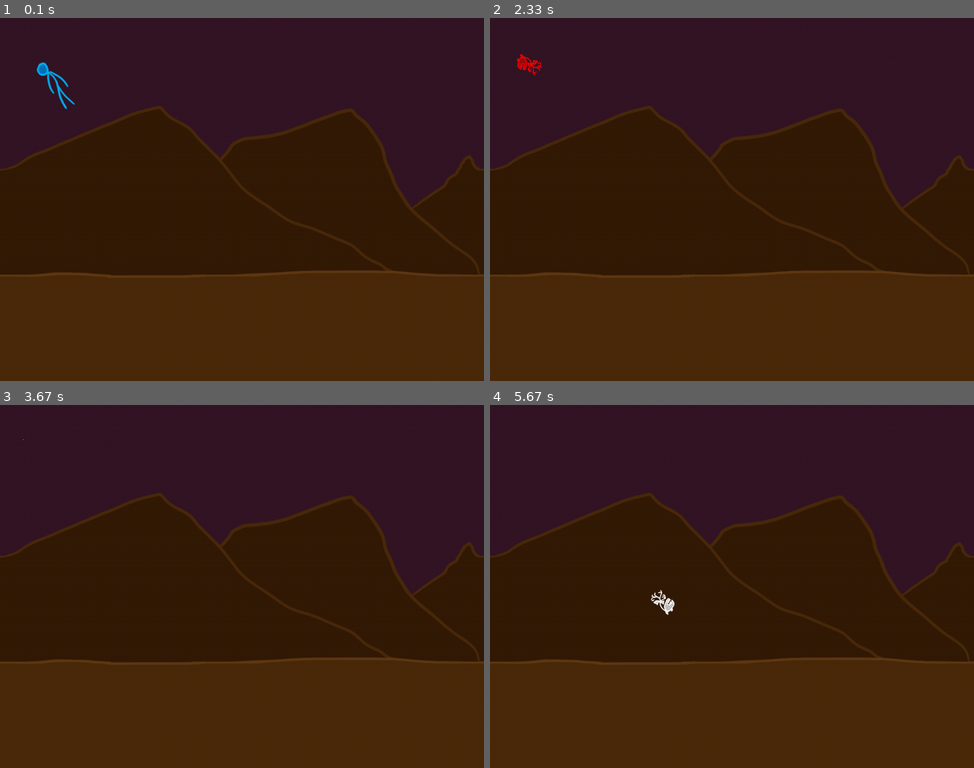
Above: before the commit, frames 1-4 (two rows, left to right).
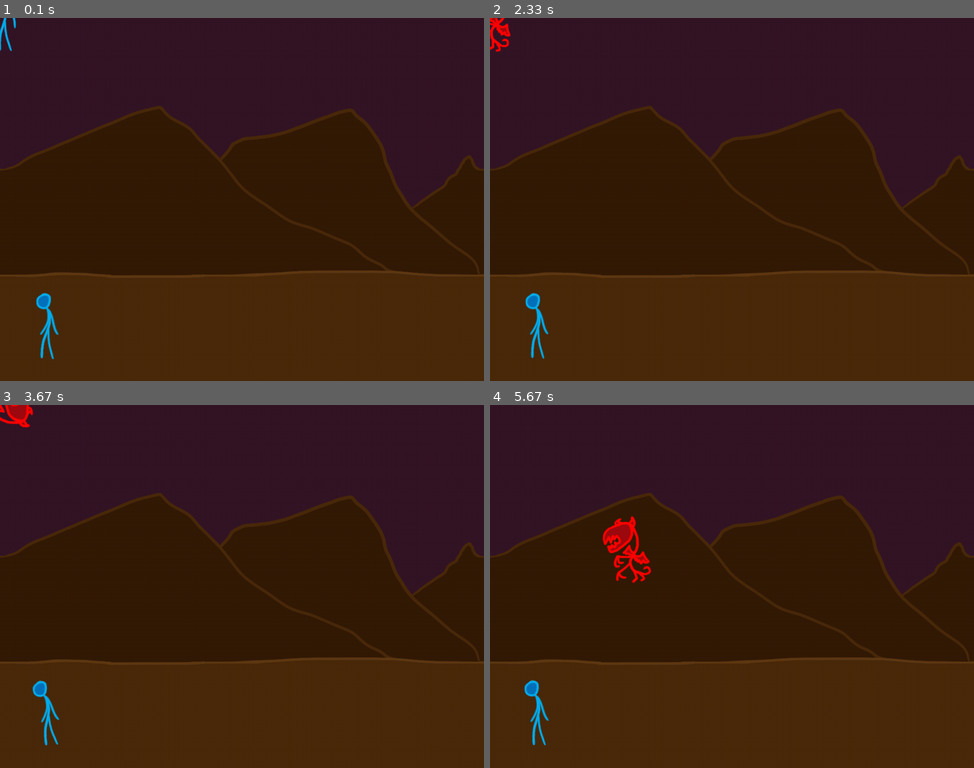
Above: after the commit, the same moments.

Repository: Atomotron/Learning-Pygame
Game: pygame game, started from examples/4_sprite_class.py
Same seed, same stepped clock (60 frames per second), same inputs: the game is played once before the commit and once after it.
Inputs:
- Up to frame 1 (0.1 s): no input
- Up to frame 2 (2.33 s): hold D 0.33-0.8 s; hold W 0.83-1.13 s; hold D 1.17-1.63 s; hold A 1.67-2.2 s; hold S from 2.23 s (still down)
- Up to frame 3 (3.67 s): release S at 2.53 s; hold A 2.57-2.97 s; hold W 3-3.37 s; hold D from 3.4 s (still down)
- Up to frame 4 (5.67 s): release D at 4.03 s; hold S 4.07-4.43 s; hold A 4.47-4.93 s; hold D 4.97-5.43 s; hold W from 5.47 s (still down)

The runs differ from the first frame. In frame 1, 0.7% of the frame differs, in the area x 0-16%, y 0-95%; in frame 2, 0.7%; in frame 3, 0.6%; in frame 4, 1.3%, in the area x 7-39%, y 30-94%.

Commit message:
Player and wiggle animation

Diff:
--- a/examples/4_sprite_class.py
+++ b/examples/4_sprite_class.py
@@ -9,7 +9,6 @@
 screen = pygame.display.set_mode((1024,768))
 
 # Load image assets
-player_sheet = pygame.image.load("../img/spritecolor_v2.png").convert_alpha()
 spritesheet = pygame.image.load("../img/sprites.png").convert_alpha()
 playersheet = pygame.image.load("../img/spriteanim_v2.png").convert_alpha()
 background = pygame.image.load("../img/PyBgrd2_Dunes.png").convert_alpha()
@@ -49,6 +48,14 @@
     'grass'  :Rect((48*18,48*11),(48*2,48*1)),
 }
 
+player_frames = [
+    Rect((0,0),(48*2,48*3)),
+    Rect((48*2,0),(48*2,48*3)),
+    Rect((48*4,0),(48*2,48*3)),
+    Rect((48*6,0),(48*2,48*3)),
+    Rect((48*10,0),(48*2,48*3)),
+]
+
 class World(object):
     """The world contains all of the sprites, and keeps track of what rectangles
        need to be painted over by the background to erase old stuff."""
@@ -67,8 +74,8 @@
                 if actor.rect.colliderect(reactor.rect):
                     actor.collide(reactor)
         if self.player:
-            delta = self.player.pos[0] - self.camera[0]
-            speed = np.pow(delta,5)
+            delta = (self.player.pos[0] - self.camera[0]) / self.background.get_rect().width
+            speed = math.pow(delta,5)
             self.camera[0] += dt*speed # Rectangle integration method
     def draw(self,screen):
         # The position on the screen of the background repetition seam
@@ -84,28 +91,46 @@
     NORMAL = 0
     HURT = 0b1
     DISAPPEAR = 0b10
-    def __init__(self,world,spritesheet,source_rect,pos,theta=0,scale=1,anim_state=0):
+    WIGGLE = 0b100
+    def __init__(self,world,_spritesheet,source_rect,pos,theta=0,scale=1,anim_state=0):
         self.sprite_dirty = True # True if the cached sprite does not match what the sprite should be
         self.world = world
-        self.spritesheet = spritesheet
+        print(_spritesheet)
+        self.spritesheet = _spritesheet
         self.source_rect = source_rect
-        self.rect = None # To be set by position setter
         self.theta = theta
         self.scale = scale
         self.anim_state = anim_state
         self.anim_time = 0
         self.pos = np.array(pos)
         world.things.append(self)
-
+    def clean_sprite(self):
+        self._sprite = pygame.transform.rotozoom(
+            self.spritesheet.subsurface(self.source_rect),
+            self._theta,
+            self._scale,
+        )
+        self.sprite_dirty = False
+        self.clean_rect()
+    def clean_rect(self):
+        if self.sprite_dirty:
+            self.clean_sprite()
+        sprite_rect = self._sprite.get_rect()
+        self._rect = Rect(
+            int(self._pos[0]-sprite_rect.width/2),
+            int(self._pos[1]-sprite_rect.height/2),
+            sprite_rect.width,
+            sprite_rect.height,
+        )
+    @property
+    def rect(self):
+        if self.sprite_dirty:
+            self.clean_sprite()
+        return self._rect
     @property
     def sprite(self):
         if self.sprite_dirty:
-            self._sprite = pygame.transform.rotozoom(
-                spritesheet.subsurface(self.source_rect),
-                self._theta,
-                self._scale,
-            )
-            self.sprite_dirty = False
+            self.clean_sprite()
         return self._sprite
     @property
     def theta(self):
@@ -134,7 +159,7 @@
     @pos.setter
     def pos(self,x):
         self._pos = x
-        self.rect = self.sprite.get_rect().move(int(x[0]+self.source_rect.width/2),int(x[1]+self.source_rect.height/2))
+        self.clean_rect()
 
     def draw(self,screen,camera):
         # We draw the sprite whether we're flagged as dirty or not,
@@ -142,6 +167,7 @@
         # messed up our image on the screen by painting over it.
         world_pos = self.rect.topleft
         screen.blit(self.sprite,(world_pos[0]-int(camera[0]),world_pos[1]-int(camera[1])))
+        sprite_rect = self.sprite.get_rect()
     def tick(self,dt): # Advance in time
         if self.anim_state & Sprite.HURT:
             half_height = self.spritesheet.height//2
@@ -152,10 +178,31 @@
         if self.anim_state & Sprite.DISAPPEAR:
             self.theta += dt/2
             self.scale = self.scale - 0.003*self.scale*dt
-        if self.anim_state != 0:
+        if self.anim_state & Sprite.WIGGLE:
+            self.theta += 0.05*math.cos(self.anim_time/120)*dt
+        if self.anim_state:
             self.anim_time += dt
         else:
             self.anim_time = 0
+
+class Player(Sprite):
+    def __init__(self,world,pos):
+        self.frame = 1
+        super().__init__(
+            world,
+            playersheet,
+            player_frames[self.frame],
+            pos
+        )
+        world.player = self
+    def tick(self,dt):
+        pressed = pygame.key.get_pressed()
+        if pressed[K_w] or pressed[K_a] or pressed[K_d] or pressed[K_s]:
+            self.anim_state |= Sprite.WIGGLE
+        else:
+            self.anim_state &= ~Sprite.WIGGLE
+            self.theta = self.theta - 0.01*self.theta*dt
+        super().tick(dt)
 
 if __name__ == "__main__":
     clock = pygame.time.Clock() # A clock to keep track of time
@@ -166,8 +213,9 @@
             source_rects['man'],
             (0,0),
             0,1,
-            Sprite.HURT | Sprite.DISAPPEAR
+            Sprite.WIGGLE
     )
+    player = Player(world,(100,650))
     keep_on_stepping = True
     while keep_on_stepping:
         dt = clock.tick(30) # If we go faster than 60fps, stop and wait.
Binary file changed: img/spriteanim_v2.png
